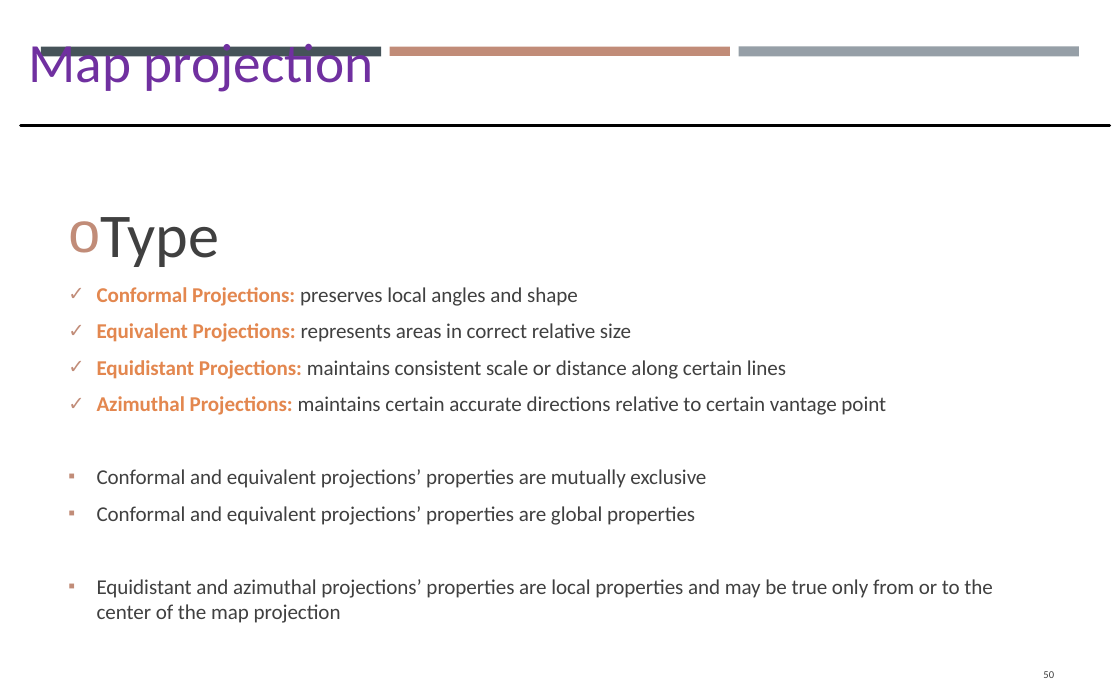
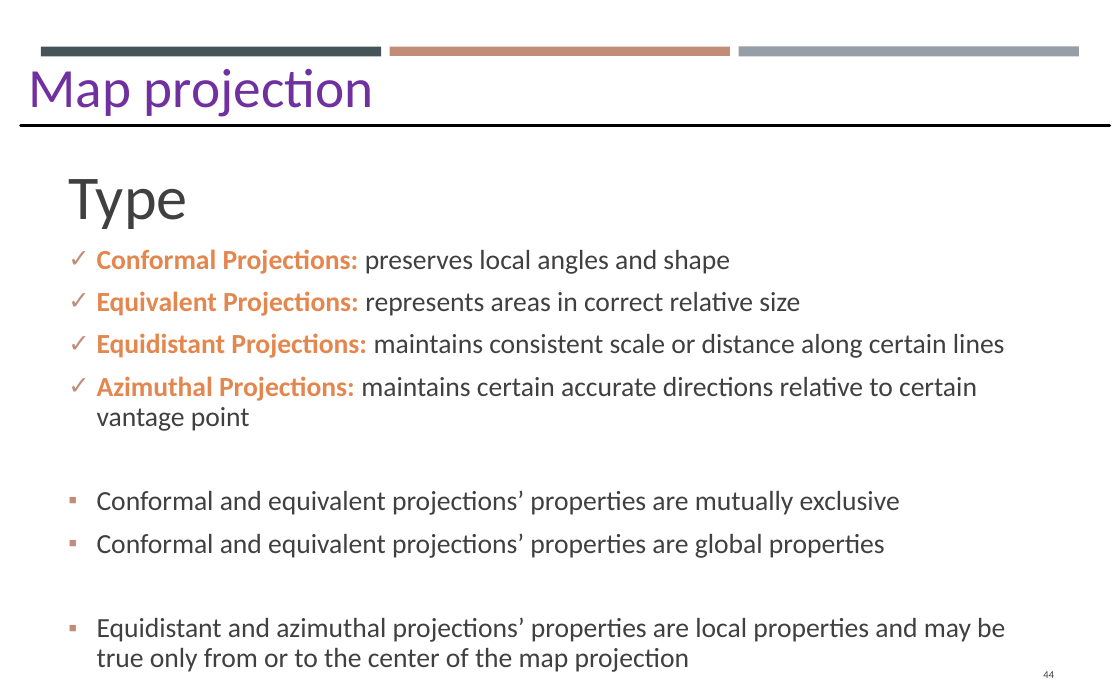
Before and after one commit to gisynw/GIS_I, a slide deck: slide 44 of docs/Lectures/Week03/Lecture02_GEOG2475_Datum.pptx (slide 50 before the commit). Drawn at 1120x700 pixels with LibreOffice and Linux fonts; fonts in the diff are those of the drawing. Boxes give left, top, right and bottom in pixels: in the first picture for what was removed or moved away, otherwise in the second. Text is boxed around its words. In the diff, an @@ line names an element or a change of style, - is before the commit and + after.

```diff
--- a/docs/Lectures/Week03/Lecture02_GEOG2475_Datum.pptx
+++ b/docs/Lectures/Week03/Lecture02_GEOG2475_Datum.pptx
@@ text "Map projection": place and size @@
-text "Map projection" at bbox=[29, 43, 374, 92]
+text "Map projection" at bbox=[29, 68, 374, 117]
@@ text "Type" at bbox=[68, 179, 1005, 672]: size 12.2 to 16 pt; bullet o to none; line spacing 1 to 0.9 @@
@@ page number at bbox=[1043, 671, 1054, 678]: text changed @@
-50
+44
```
Also in this commit, not shown: 35 other slides changed, 8 slides added, 16 slides removed, 3 other files.
